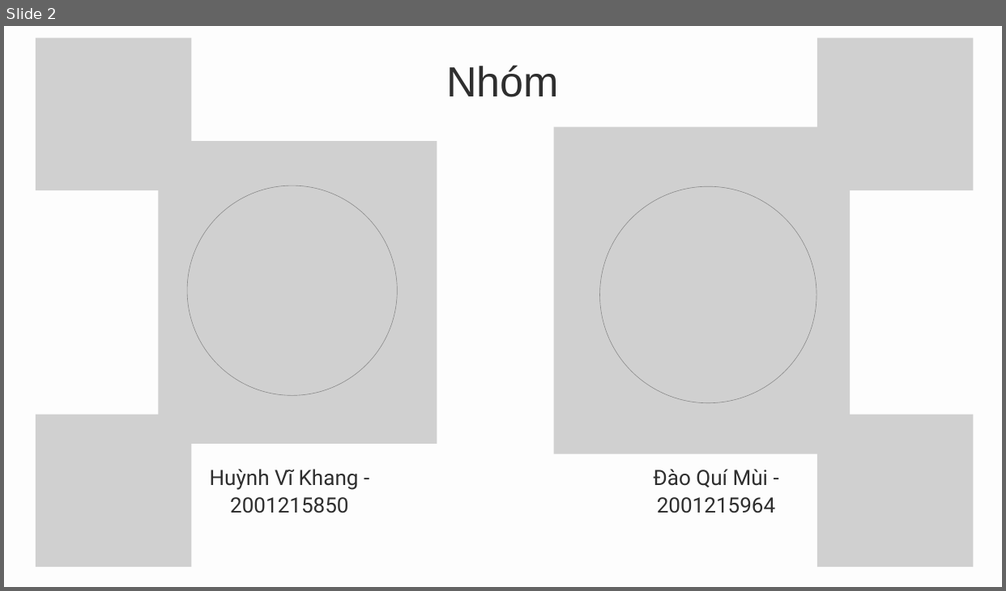
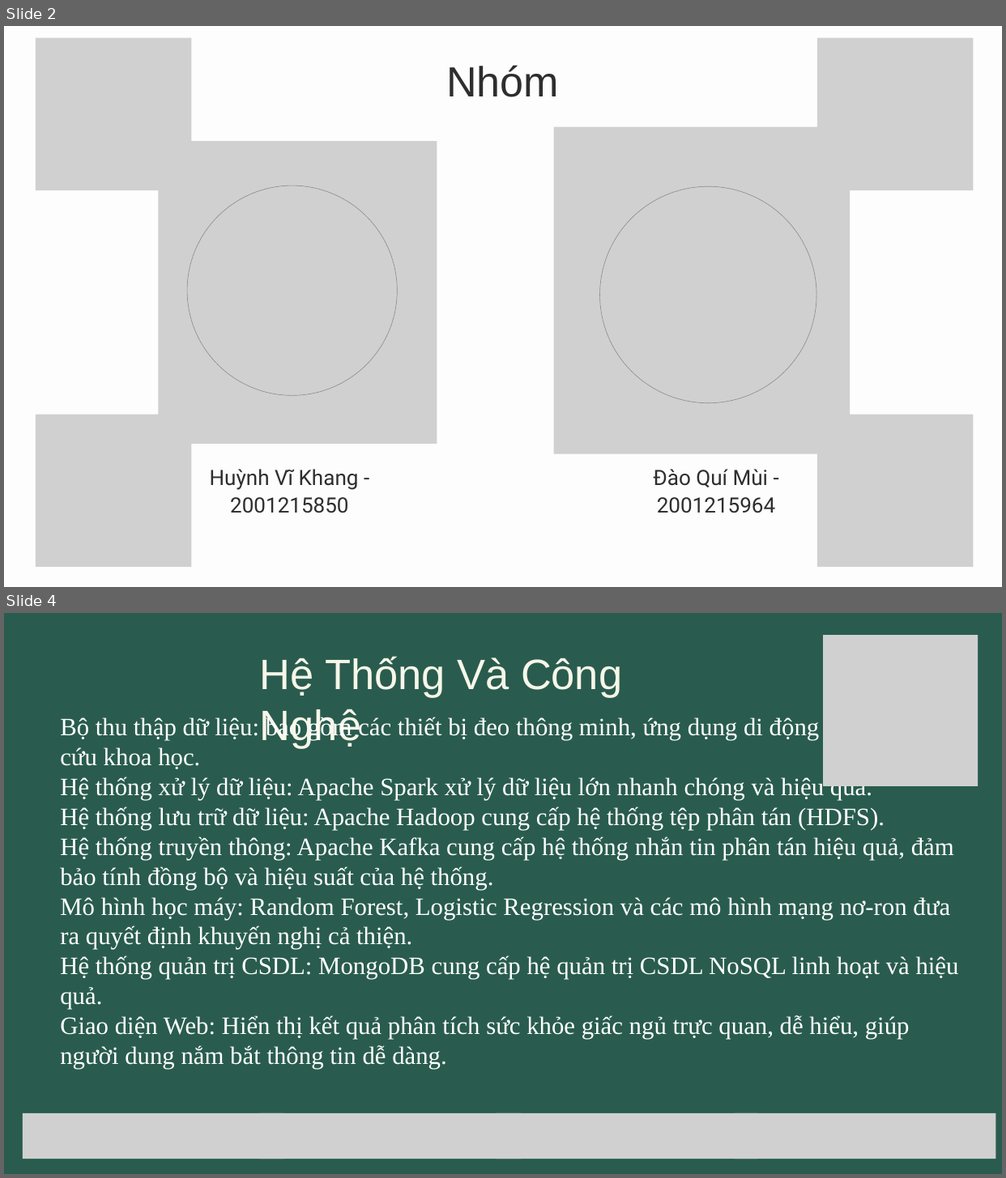
Before and after one commit to netprtony/BigDataProject, a slide deck: DoAnBigData.pptx. Shown one above the other, each under a label of ours: slide 2 before the commit, slides 2 and 4 after it; the slides between them are not shown. The pictures are 1006x591 and 1006x1178 pixels, drawn with LibreOffice and Linux fonts; fonts in the diff are those of the drawing; grey boxes stand for pictures. Boxes give left, top, right and bottom in pixels: in the first picture for what was removed or moved away, otherwise in the second. Text is boxed around its words. In the diff, an @@ line names an element or a change of style, - is before the commit and + after.

```diff
--- a/DoAnBigData.pptx
+++ b/DoAnBigData.pptx
@@ slide 4 added at [4, 613, 1002, 1174], background #295C4E @@
@@ picture added at [823, 635, 978, 786] @@
@@ text added at [260, 656, 622, 749], 61.2 pt, text #F6F6E9 @@
+Hệ Thống Và Công Nghệ
@@ text added at [60, 716, 959, 1069], 36 pt, text #FFFFFF @@
+Bộ thu thập dữ liệu: bao gồm các thiết bị đeo thông minh, ứng dụng di động và các nghiên cứu khoa học.
+Hệ thống xử lý dữ liệu: Apache Spark xử lý dữ liệu lớn nhanh chóng và hiệu quả.
+Hệ thống lưu trữ dữ liệu: Apache Hadoop cung cấp hệ thống tệp phân tán (HDFS).
+Hệ thống truyền thông: Apache Kafka cung cấp hệ thống nhắn tin phân tán hiệu quả, đảm bảo tính đồng bộ và hiệu suất của hệ thống.
+Mô hình học máy: Random Forest, Logistic Regression và các mô hình mạng nơ-ron đưa ra quyết định khuyến nghị cả thiện.
+Hệ thống quản trị CSDL: MongoDB cung cấp hệ quản trị CSDL NoSQL linh hoạt và hiệu quả.
+Giao diện Web: Hiển thị kết quả phân tích sức khỏe giấc ngủ trực quan, dễ hiểu, giúp người dung nắm bắt thông tin dễ dàng.
@@ group added at [23, 1114, 996, 1159]: 4 pictures @@
```
Also in this commit, not shown: 3 slides changed, 3 other slides added, 5 slides removed, 2 other files.
